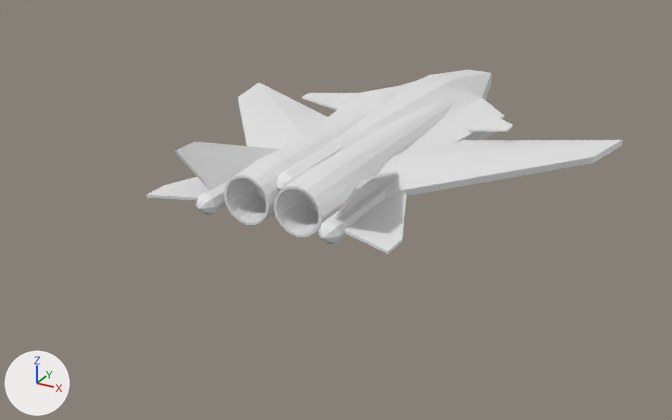
Renders of the OBJ model assets/models/a3.obj from each side of a commit.
Before and after are seen from a camera (50 mm lens) standing at (11.59, -22.78, 9.53) and looking at (0.04, -1.78, -0.97). The lights are fixed; the arrows at lower left show +X, +Y and +Z. Where no turn or scale is listed for an object, it has been applied to the vertices.

Names of what the first picture shows: 'hull'.
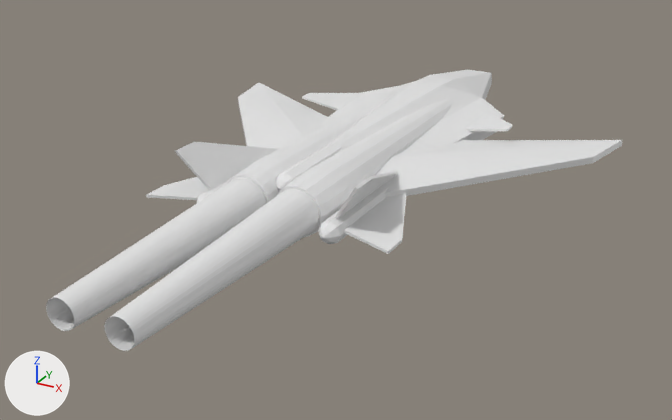
Pixel boxes (x1, y1, x2, y2) of what changed, in the pictures (672 x 420 px):
'thruster', added
    after: (46, 178, 319, 351)

What changed in the scene script:
```text
Add me_thruster:
    me_thruster.from_pydata(...)  # 194 vertices, 192 faces; spans x -1.35..1.35, y -11.5..-5.03, z -0.23..0.98
Add ob_thruster:
    ob_thruster = bpy.data.objects.new('thruster', me_thruster)
    ob_thruster.location = (0.0, 0.0, 0.0)
```
